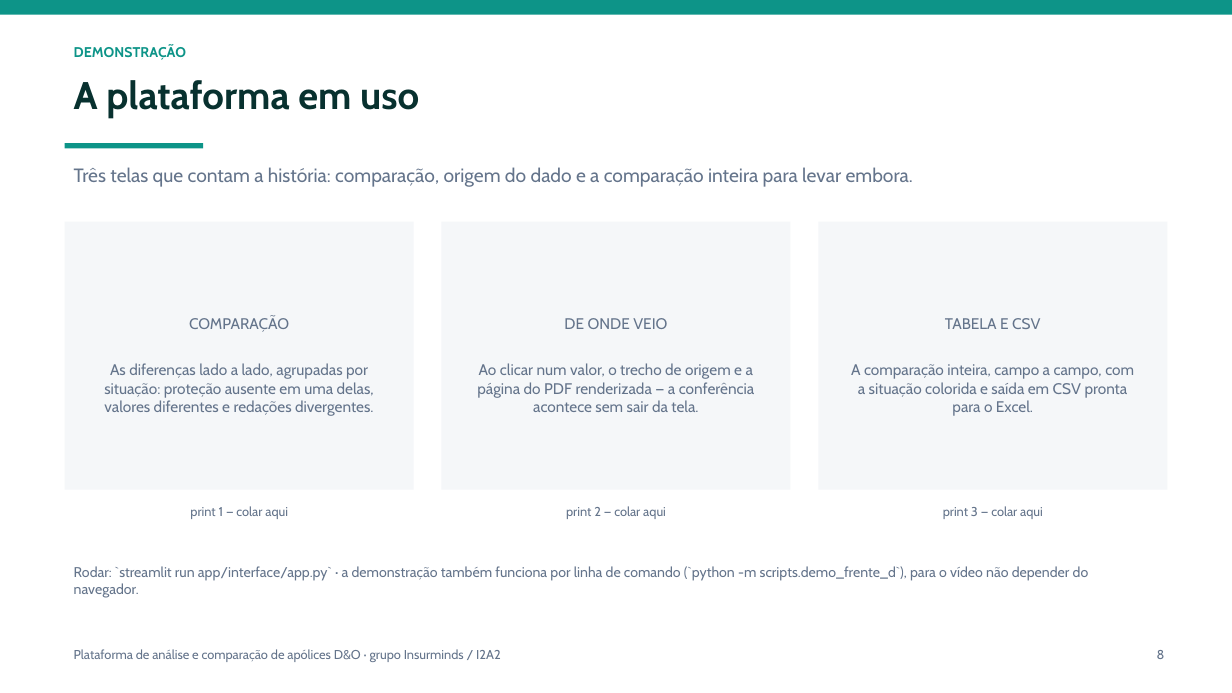
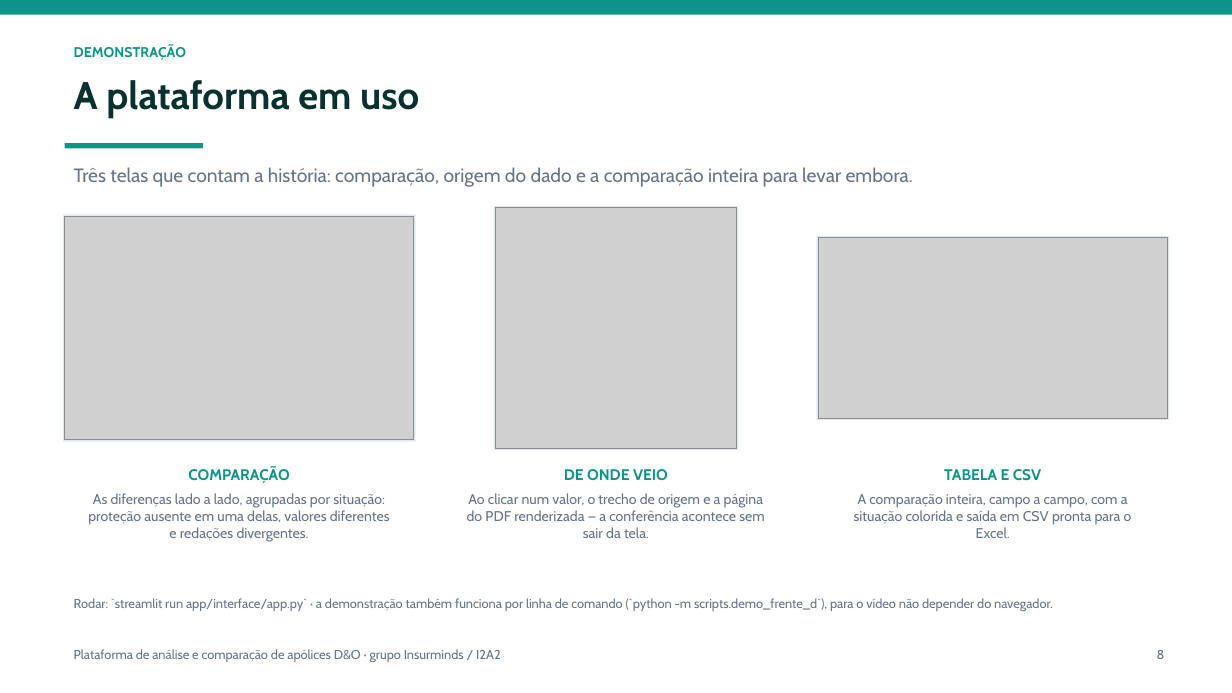
Before and after one commit to DanielRamon10/insurminds-projeto-final, a slide deck: slide 8 of Projeto_Final_Artefatos/InsurMinds_Projeto_Final.pptx. Drawn at 1232x693 pixels with LibreOffice and Linux fonts; fonts in the diff are those of the drawing; grey boxes stand for pictures. Boxes give left, top, right and bottom in pixels: in the first picture for what was removed or moved away, otherwise in the second. Text is boxed around its words. In the diff, an @@ line names an element or a change of style, - is before the commit and + after.

```diff
--- a/Projeto_Final_Artefatos/InsurMinds_Projeto_Final.pptx
+++ b/Projeto_Final_Artefatos/InsurMinds_Projeto_Final.pptx
@@ fill #F5F7F9 to #E2E8F0 in 3 elements at <box>63,214,416,442</box>, <box>817,236,1170,420</box>, <box>494,206,738,450</box> @@
@@ rectangle: place and size @@
-rectangle at <box>442,222,791,490</box>
+rectangle at <box>494,206,738,450</box>
@@ picture added at <box>495,208,737,448</box> @@
@@ rectangle: place and size @@
-rectangle at <box>65,222,414,490</box>
+rectangle at <box>63,214,416,442</box>
@@ picture added at <box>65,216,414,440</box> @@
@@ rectangle: place and size @@
-rectangle at <box>819,222,1168,490</box>
+rectangle at <box>817,236,1170,420</box>
@@ picture added at <box>819,238,1168,418</box> @@
@@ text at <box>189,316,289,332</box>: paragraph removed @@
-COMPARAÇÃO
@@ text at <box>564,318,667,329</box>: paragraph removed @@
-DE ONDE VEIO
@@ text at <box>945,318,1040,329</box>: paragraph removed @@
-TABELA E CSV
@@ text at <box>188,466,289,483</box>: text changed; size 10 to 12 pt; text colour #64748B to #0D9488; bold on @@
-print 1 — colar aqui
+COMPARAÇÃO
@@ text added at <box>564,469,668,480</box>, 12 pt, text #0D9488, bold @@
+DE ONDE VEIO
@@ text added at <box>944,469,1041,481</box>, 12 pt, text #0D9488, bold @@
+TABELA E CSV
@@ text "As diferenças lado a lado, ...": place and size @@
-text "As diferenças lado a lado, ..." at <box>104,316,374,416</box>
+text "As diferenças lado a lado, ..." at <box>88,493,390,542</box>
@@ text "Ao clicar num valor, o ...": place and size @@
-text "Ao clicar num valor, o ..." at <box>477,318,754,412</box>
+text "Ao clicar num valor, o ..." at <box>467,493,764,538</box>
@@ text removed at <box>566,506,666,519</box> @@
-print 2 — colar aqui
@@ size 12 to 11 pt in 3 elements at <box>88,493,390,542</box>, <box>467,493,764,538</box>, <box>854,494,1132,538</box> @@
@@ text "A comparação inteira, campo a ...": place and size @@
-text "A comparação inteira, campo a ..." at <box>851,318,1134,416</box>
+text "A comparação inteira, campo a ..." at <box>854,494,1132,538</box>
@@ text removed at <box>943,506,1043,519</box> @@
-print 3 — colar aqui
@@ text "Rodar: `streamlit run app/interface/app.py` · ...": place and size @@
-text "Rodar: `streamlit run app/interface/app.py` · ..." at <box>74,566,1089,598</box>
+text "Rodar: `streamlit run app/interface/app.py` · ..." at <box>74,598,1053,611</box>
@@ text "Rodar: `streamlit run app/interface/app.py` · ..." at <box>74,598,1053,611</box>: size 11 to 10 pt @@
```
Also in this commit, not shown: 3 other slides changed, 7 other files.
